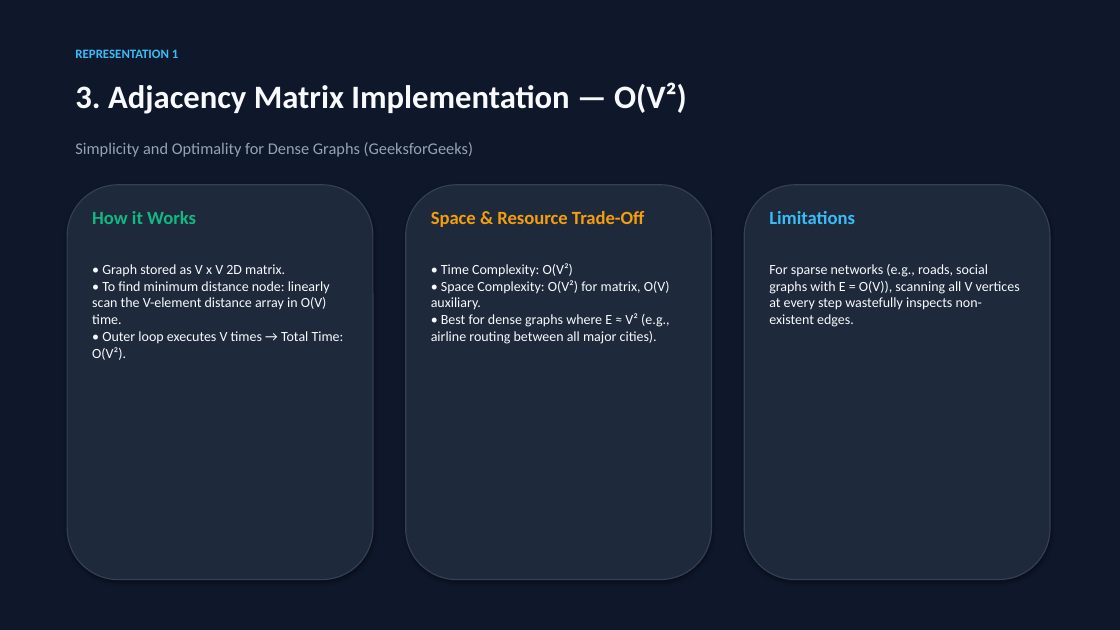
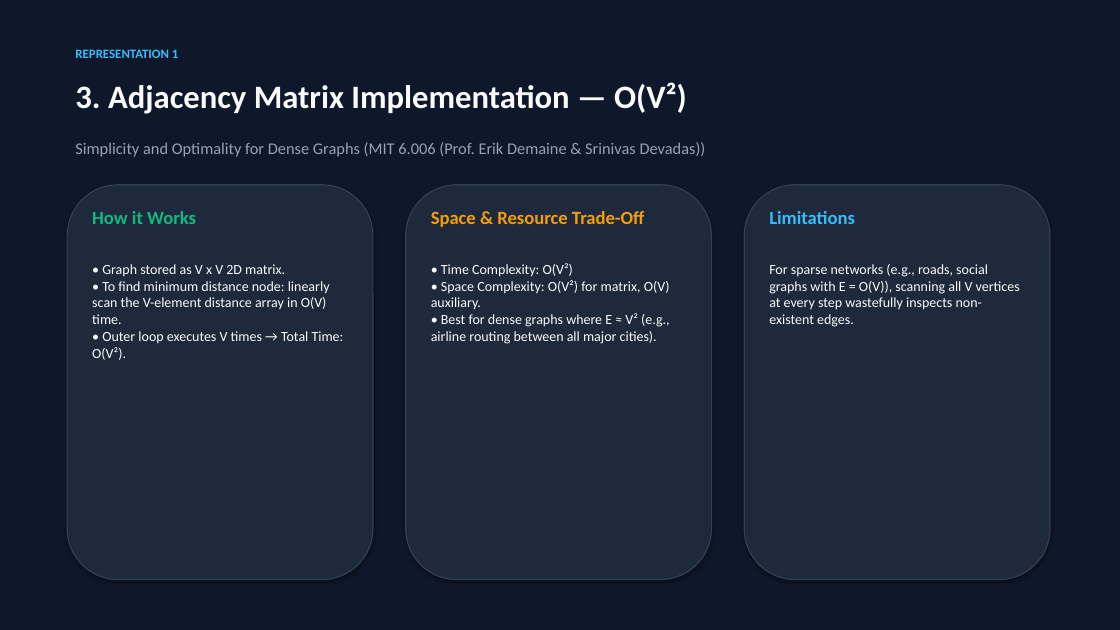
Before and after one commit to Robingif/dijkstra-sssp-rag, a slide deck: slide 4 of static/Dijkstra_Algorithm_Complete_Guide.pptx. Drawn at 1120x630 pixels with LibreOffice and Linux fonts; fonts in the diff are those of the drawing. Boxes give left, top, right and bottom in pixels: in the first picture for what was removed or moved away, otherwise in the second. Text is boxed around its words. In the diff, an @@ line names an element or a change of style, - is before the commit and + after.

```diff
--- a/static/Dijkstra_Algorithm_Complete_Guide.pptx
+++ b/static/Dijkstra_Algorithm_Complete_Guide.pptx
@@ text at (75, 142, 706, 157): text changed @@
-Simplicity and Optimality for Dense Graphs (GeeksforGeeks)
+Simplicity and Optimality for Dense Graphs (MIT 6.006 (Prof. Erik Demaine & Srinivas Devadas))
```
Also in this commit, not shown: 2 other slides changed, 22 other files.
